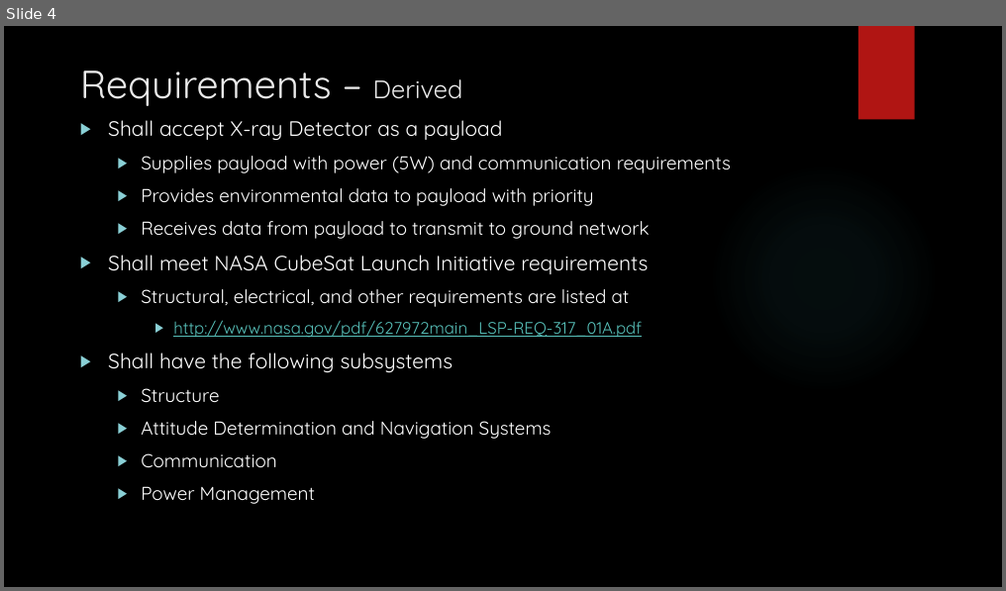
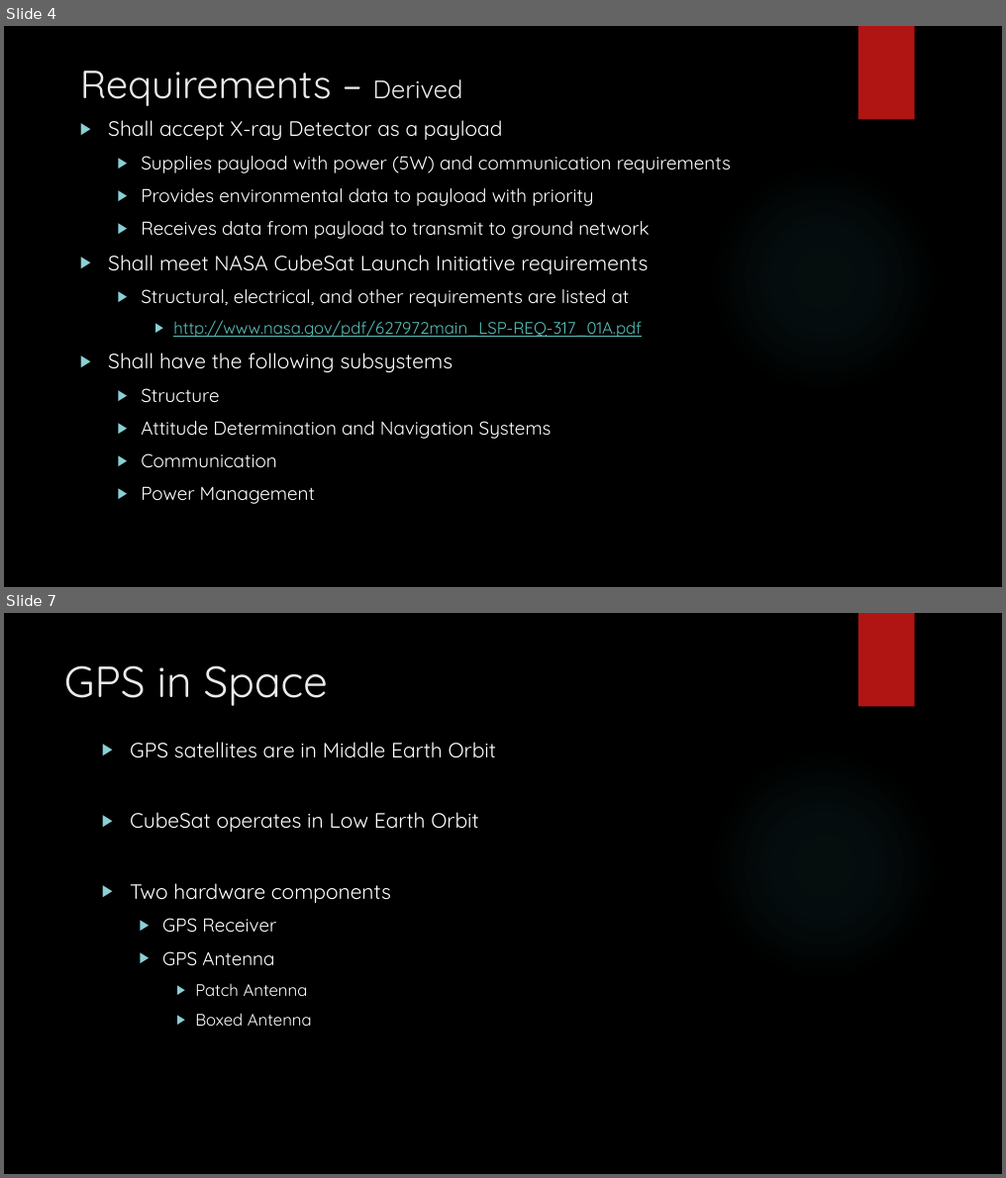
Before and after one commit to HASP-UMN/CubeSat, a slide deck: Presentations/CDR_Presentation.pptx. Shown one above the other, each under a label of ours: slide 4 before the commit, slides 4 and 7 after it; the slides between them are not shown. The pictures are 1006x591 and 1006x1178 pixels, drawn with LibreOffice and Linux fonts; fonts in the diff are those of the drawing; background and template pictures are left out. Boxes give left, top, right and bottom in pixels: in the first picture for what was removed or moved away, otherwise in the second. Text is boxed around its words. In the diff, an @@ line names an element or a change of style, - is before the commit and + after.

```diff
--- a/Presentations/CDR_Presentation.pptx
+++ b/Presentations/CDR_Presentation.pptx
@@ slide 7 added at bbox=[4, 613, 1002, 1174], background picture (left out); not listed: 2 template elements that a slide beside it also shows @@
@@ title added at bbox=[64, 665, 328, 706], 42 pt, text #EBEBEB @@
+GPS in Space
@@ text added at bbox=[130, 742, 496, 1026], 20 pt, text #FFFFFF @@
+▶ GPS satellites are in Middle Earth Orbit
+▶ CubeSat operates in Low Earth Orbit
+▶ Two hardware components
+  ▶ GPS Receiver
+  ▶ GPS Antenna
+    ▶ Patch Antenna
+    ▶ Boxed Antenna
```
Also in this commit, not shown: 7 other slides added, 3 other files.
